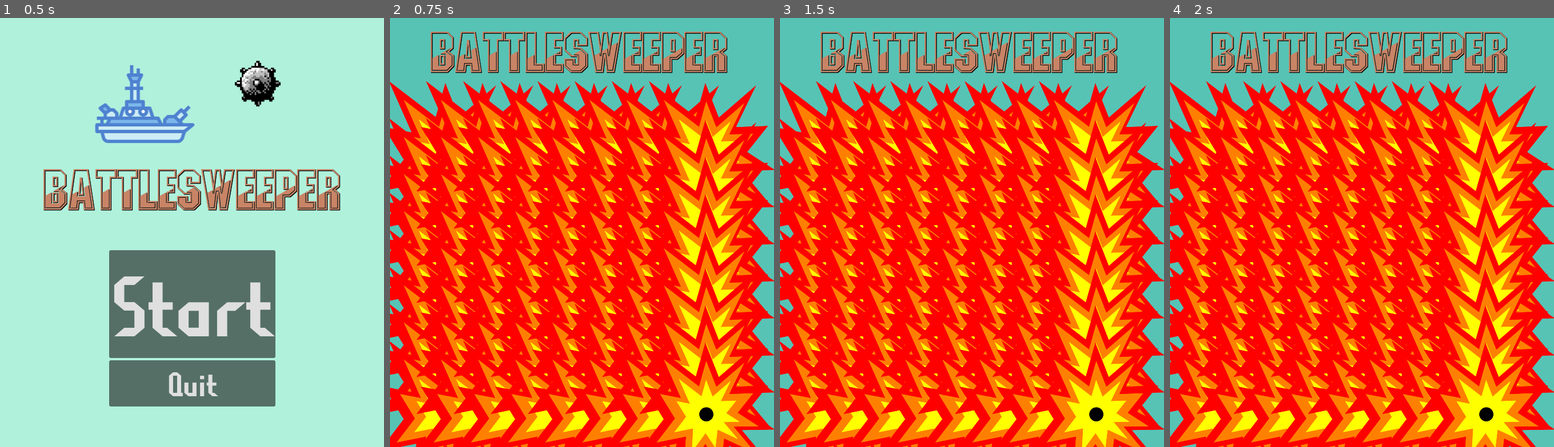
Above: before the commit, frames 1-4 (left to right).
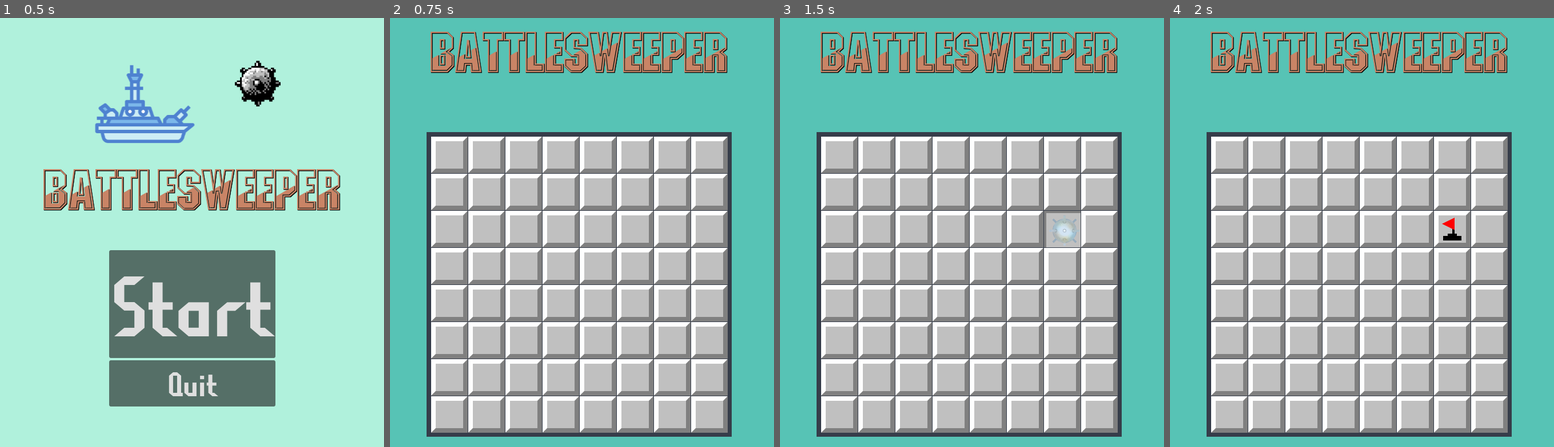
Above: after the commit, the same moments.

Repository: OverTimeChaos/BattleSweeper
Game: Godot game, scene res://Codes and Screens/TitleScreen.tscn
Two runs of this game, one before a commit and one after it. Both use one fixed random seed, a clock stepped at 60 frames per second and the inputs below.
Inputs (mouse positions are in pixels of both pictures, inside the frame that each line leads up to):
- Up to frame 1 (0.5 s): no input
- Up to frame 2 (0.75 s): click "Start" at 0.5 s
- Up to frame 3 (1.5 s): tap Enter at 1.25 s; move the mouse to (1056, 211) at 1.27 s; press the mouse at (1056, 211) at 1.28 s
- Up to frame 4 (2 s): right-click (1446, 211) at 1.55 s

Frame 1 is identical in both runs. In frame 2, 77% of the frame differs, in the area x 0-100%, y 14-100%; in frame 3, 77%; in frame 4, 77%.

Commit message:
MineSweeper Features
All MineSweeper Features implemented edited Documents also

Diff:
--- a/Godot project/Codes and Screens/MainGame.gd
+++ b/Godot project/Codes and Screens/MainGame.gd
@@ -1,20 +1,22 @@
-extends Node
+extends Node2D
 var Tile = preload("res://Codes and Screens/Tile.tscn") #preloads the tile scene onto this scene
 var tiles
 
-
-
 func _ready(): #Calls when the scene is opened
 
-	#Spreads the tiles evenly per 65px from orign
+	#Spreads the tiles evenly per 65px from left corner of MineSpace rect
 	for r in StandAlone.Row:
 		for c in StandAlone.Col:
 			var t = Tile.instantiate()
 			t.position = Vector2(r, c)*65
 			add_child(t)
 	tiles = get_children()
+	SetMines() #Sets the mines
 
-
-# Called every frame. 'delta' is the elapsed time since the previous frame.
-func _process(delta):
-	pass
+func SetMines(): #function for setting bombs on random tiles
+	var n = 0 # counting varaible
+	while n < StandAlone.MineNumber: #Sets mines until the number of bombs are met
+		var tile = tiles[randi() % len(tiles)]
+		if tile.IsMine == false: #Control structure for making sure mines don't stack/overlap on the same tile
+			tile.SetMine() #function called from the preloaded 'Tile' scene in line 3
+			n += 1
--- a/Godot project/Codes and Screens/MainGame.tscn
+++ b/Godot project/Codes and Screens/MainGame.tscn
@@ -1,10 +1,9 @@
 [gd_scene load_steps=3 format=3 uid="uid://vnsu53i0sb36"]
 
 [ext_resource type="Script" path="res://Codes and Screens/MainGame.gd" id="1_4r3s2"]
-[ext_resource type="PackedScene" uid="uid://dxl42l5poe14j" path="res://Codes and Screens/HUDGame.tscn" id="1_u2qa5"]
+[ext_resource type="PackedScene" uid="uid://upy2cul1tk1h" path="res://Codes and Screens/MainGameGraphicNode2D.tscn" id="2_irlv1"]
 
 [node name="MainGame" type="Node"]
-script = ExtResource("1_4r3s2")
 
 [node name="Background" type="ColorRect" parent="."]
 anchors_preset = 15
@@ -28,4 +27,7 @@
 grow_vertical = 2
 color = Color(0.211765, 0.239216, 0.290196, 1)
 
-[node name="Main game Graphics" parent="." instance=ExtResource("1_u2qa5")]
+[node name="Graphics" parent="." instance=ExtResource("2_irlv1")]
+
+[node name="Mechanics" type="Node2D" parent="."]
+script = ExtResource("1_4r3s2")
--- /dev/null
+++ b/Godot project/Codes and Screens/MainGameGraphicNode2D.tscn
@@ -0,0 +1,7 @@
+[gd_scene load_steps=2 format=3 uid="uid://upy2cul1tk1h"]
+
+[ext_resource type="PackedScene" uid="uid://dxl42l5poe14j" path="res://Codes and Screens/HUDGame.tscn" id="1_lfh6s"]
+
+[node name="Graphics" type="Node2D"]
+
+[node name="Main game Graphics" parent="." instance=ExtResource("1_lfh6s")]
--- a/Godot project/Codes and Screens/StandAlone.gd
+++ b/Godot project/Codes and Screens/StandAlone.gd
@@ -23,22 +23,15 @@
 #Variable used to save scores
 var PlayerScore = 0
 
-# Called when the node enters the scene tree for the first time.
-func _ready():
-	pass # Replace with function body.
 
-
-# Called every frame. 'delta' is the elapsed time since the previous frame.
-func _process(delta):
-	pass
 func BeginGame():
 	Row = 8
 	Col = 8
-	MineNumber = randi_range(2,8)
+	MineNumber = randi_range(4,6)
 	ShipParts = 17
 	MineFlagged = 0
 	TilesRemain = 64-(MineNumber+ShipParts)
-	TilesUncovered = 0
+	TilesUncovered = 0-(ShipParts)
 	Complete = false
 	GameOver = false
 	PlayerScore = 0
--- a/Godot project/Codes and Screens/Tile.gd
+++ b/Godot project/Codes and Screens/Tile.gd
@@ -8,14 +8,16 @@
 const SIX = preload ("res://Decals/MineSweeper/cells/WinmineXP/cell6.svg")
 const SEVEN = preload ("res://Decals/MineSweeper/cells/WinmineXP/cell7.svg")
 const EIGHT = preload ("res://Decals/MineSweeper/cells/WinmineXP/cell8.svg")
-const EXP = preload ("res://Decals/Explosion.svg")
+#Array of textures
+
+var textures = [ONE,TWO,THREE,FOUR,FIVE,SIX,SEVEN,EIGHT]
+
 #varible for individual tile
 var Covered = true
 var Flagged = false
 var IsMine = false
+var IsOccupied = false
 
-func _ready():
-	$Numbers.texture = EXP
 func SetMine(): #function for setting a bomb on an individual tile
 	IsMine = true #the tile has a bomb
 	$Mine.show() #Shows "Mine" Sprite
@@ -29,23 +31,88 @@
 			pass
 
 
-		#elif IsMine == false: #if the tile is not a bomb, game proceeds
-			#StandAlone.TilesUncovered += 1 #adds 1 to tiles opened for completion condition
-			#Covered = false #Removes the "Covered" sprite
-			#
-			#var SurroundMineCount = 0 #displays the number of bombs around the uncovered tile in a 1 tile radius
-			#for tile in get_surrounds():
-				#if tile.is_bomb:
-					#SurroundMineCount += 1
-			#if SurroundMineCount > 0:
-				#$Label.text = str(SurroundMineCount)
-			#else:
-				#for tile in get_surrounds():
-					#if tile.is_cover:
-						#tile.uncover()
-		#
-		##Win condition. If bombs needed to be flagged have been flagged and tiles to be opened have been opened, player wins
-		#if StandAlone.bombs_flagged == Global.bombs_number and Global.tiles_opened == Global.tiles_to_open:
-			#StandAlone.first_move = false #resets first_move to default value to stop the timer
-			#StandAlone.win = true
-			#on_player_winlose()
+		elif IsMine == false: #if the tile is not a mine, the game proceeds
+			StandAlone.TilesUncovered += 1 #adds 1 to tiles opened for completion condition
+			Covered = false #Removes the "Covered" sprite
+
+
+			var SurroundMineCount = 0 #displays the number of bombs around the uncovered tile in a 1 tile radius
+			for tile in GetSurroundings(): #calls the GetSurroundings function to found the Surroundings mines
+				if tile.IsMine:
+					SurroundMineCount += 1 #varibale used to assign uncovered tile texture
+			if SurroundMineCount > 0: #if there is a mine touching
+				$Numbers.texture = textures[SurroundMineCount-1] # Set the right number texture for amount of mines touching
+			else:
+				for tile in GetSurroundings():
+					if tile.Covered:
+						#uncovers tiles that don't have tocuhing mines to save the player from serprate uncovering each non mine touching tile
+						tile.uncover()
+
+		#Completion condition. If mines needed to be flagged have been flagged or tiles to be opened have been opened
+		if StandAlone.MineFlagged == StandAlone.MineNumber or StandAlone.TilesUncovered == StandAlone.TilesRemain:
+			get_tree().quit()
+
+
+func GetSurroundings(): #function for getting a tile's surroundings for neighbouring mines
+	var surrounds = [] #sets variable to an empty array
+
+	#radius is set to 1 tile, which is 65 pixels
+	var offsets = [
+		(Vector2.UP + Vector2.LEFT) * 65,
+		(Vector2.UP) * 65,
+		(Vector2.UP + Vector2.RIGHT) * 65,
+		(Vector2.LEFT) * 65,
+		(Vector2.RIGHT) * 65,
+		(Vector2.DOWN + Vector2.LEFT) * 65,
+		(Vector2.DOWN) * 65,
+		(Vector2.DOWN + Vector2.RIGHT) * 65,
+	]
+	#add the tile's surroundings to the array for 65 pixels around the tile
+	for offset in offsets:
+		for tile in get_parent().tiles:
+			if tile.position  == position + offset:
+				surrounds.append(tile)
+	return surrounds
+
+func ToggleFlag(): #function for toggling on and off a flag on a tile
+#Primary check for if tile is still covered
+	if Covered:
+
+		#if the tile is not flagged, flag the tile
+		if Flagged == false:
+			$Flag.show()
+			Flagged = true
+
+			#if the flagged tile contains a mine, adds 1 to mine flagged for complete condition
+			if IsMine== true:
+				StandAlone.MineFlagged += 1
+
+			#Check if player has completed the level. Complete condition
+				if StandAlone.MineFlagged == StandAlone.MineNumber or StandAlone.TilesUncovered == StandAlone.TilesRemain:
+					get_tree().quit()
+
+		#If the tile is already flagged, unflag the tile
+		elif Flagged == true:
+			$Flag.hide()
+
+			#if the unflagged tile contains a mine, remove 1 to mine flagged for completion condition
+			if IsMine == true:
+				StandAlone.MineFlagged -= 1
+			Flagged = false
+		#secondary check if the cover is still on the tile
+		#if the cover has already been uncovered, the code will do nothing thus the input will do nothing
+		elif Covered == false:
+			pass
+
+
+
+func _on_control_gui_input(event):
+	if (event) is InputEventMouseButton: #detects mouse input
+
+			#Calls uncover function on left click
+			if event.is_action_pressed("LeftClick"):
+				uncover()
+
+			#Calls flag function on right click
+			if event.is_action_pressed("RightClick"):
+				ToggleFlag()
--- a/Godot project/Codes and Screens/Tile.tscn
+++ b/Godot project/Codes and Screens/Tile.tscn
@@ -1,10 +1,11 @@
-[gd_scene load_steps=6 format=3 uid="uid://d06cxn84m8nas"]
+[gd_scene load_steps=7 format=3 uid="uid://d06cxn84m8nas"]
 
 [ext_resource type="Script" path="res://Codes and Screens/Tile.gd" id="1_jb1yw"]
 [ext_resource type="Texture2D" uid="uid://cjog7s0gl8a1k" path="res://Decals/MineSweeper/cells/WinmineXP/celldown.svg" id="1_qjw4r"]
 [ext_resource type="Texture2D" uid="uid://dht4f37god63p" path="res://Decals/MineSweeper/cells/WinmineXP/cellup.svg" id="2_yxj1u"]
 [ext_resource type="Texture2D" uid="uid://dlvfv4qlxb1cg" path="res://Decals/Mine.png" id="3_pck60"]
 [ext_resource type="Texture2D" uid="uid://7jmwey0b6vfy" path="res://Decals/Explosion.svg" id="4_6i7ch"]
+[ext_resource type="Texture2D" uid="uid://cf7mvy7qxaqrw" path="res://Decals/MineSweeper/cells/WinmineXP/cellflag.svg" id="6_sqn0l"]
 
 [node name="Tile" type="Node2D"]
 script = ExtResource("1_jb1yw")
@@ -16,8 +17,8 @@
 
 [node name="Mine" type="Sprite2D" parent="."]
 visible = false
-position = Vector2(106, 241)
-scale = Vector2(0.21, 0.21)
+position = Vector2(107.875, 242.875)
+scale = Vector2(0.225, 0.225)
 texture = ExtResource("3_pck60")
 
 [node name="Explosion" type="Sprite2D" parent="."]
@@ -27,7 +28,6 @@
 texture = ExtResource("4_6i7ch")
 
 [node name="Covered" type="Sprite2D" parent="."]
-visible = false
 scale = Vector2(0.4, 0.4)
 texture = ExtResource("2_yxj1u")
 offset = Vector2(260, 600)
@@ -35,5 +35,15 @@
 [node name="Control" type="Control" parent="."]
 layout_mode = 3
 anchors_preset = 0
-offset_right = 40.0
-offset_bottom = 40.0
+offset_left = 72.0
+offset_top = 208.0
+offset_right = 136.0
+offset_bottom = 272.0
+
+[node name="Flag" type="Sprite2D" parent="."]
+visible = false
+position = Vector2(104, 240)
+scale = Vector2(0.4, 0.4)
+texture = ExtResource("6_sqn0l")
+
+[connection signal="gui_input" from="Control" to="." method="_on_control_gui_input"]
--- a/Godot project/project.godot
+++ b/Godot project/project.godot
@@ -24,3 +24,16 @@
 window/size/viewport_width=672
 window/size/viewport_height=752
 window/stretch/mode="viewport"
+
+[input]
+
+LeftClick={
+"deadzone": 0.5,
+"events": [Object(InputEventMouseButton,"resource_local_to_scene":false,"resource_name":"","device":-1,"window_id":0,"alt_pressed":false,"shift_pressed":false,"ctrl_pressed":false,"meta_pressed":false,"button_mask":0,"position":Vector2(0, 0),"global_position":Vector2(0, 0),"factor":1.0,"button_index":1,"canceled":false,"pressed":false,"double_click":false,"script":null)
+]
+}
+RightClick={
+"deadzone": 0.5,
+"events": [Object(InputEventMouseButton,"resource_local_to_scene":false,"resource_name":"","device":-1,"window_id":0,"alt_pressed":false,"shift_pressed":false,"ctrl_pressed":false,"meta_pressed":false,"button_mask":0,"position":Vector2(0, 0),"global_position":Vector2(0, 0),"factor":1.0,"button_index":2,"canceled":false,"pressed":false,"double_click":false,"script":null)
+]
+}
Binary file added: Godot project/Decals/Resized/Explosion.png
Not shown, added: Godot project/Decals/Resized/Explosion.png.import
Binary file added: Godot project/Decals/Resized/Mine.png
Not shown, added: Godot project/Decals/Resized/Mine.png.import
Not shown, added: Godot project/Decals/Mine.png~
Not shown, changed: James Fan - Assessment 3_ Major Project.docx
